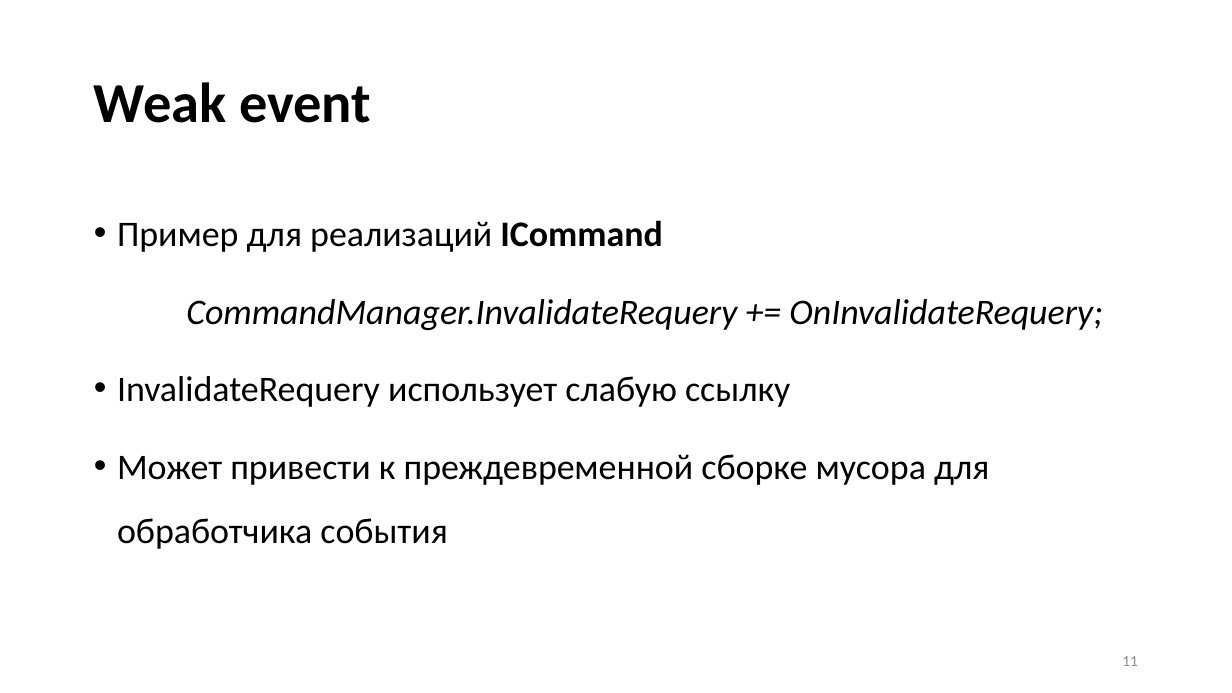
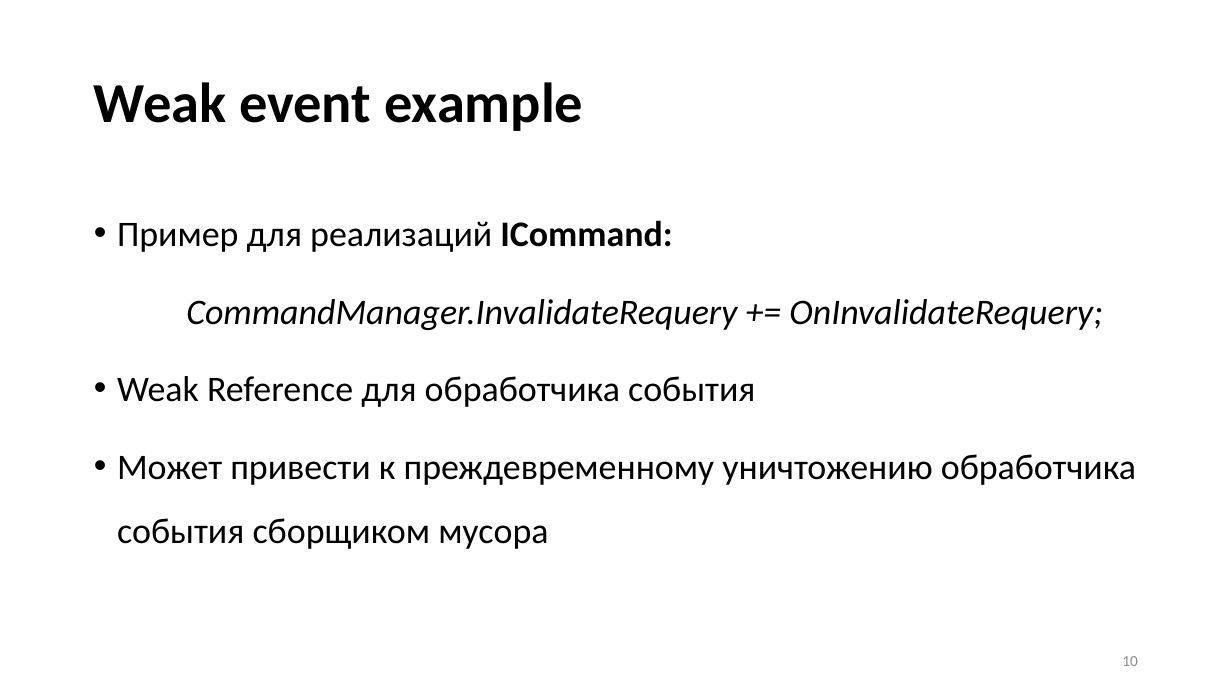
Before and after one commit to Talrandel/MemoryLeak, a slide deck: slide 10 of Утечки памяти.pptx (slide 11 before the commit). Drawn at 1232x693 pixels with LibreOffice and Linux fonts; fonts in the diff are those of the drawing. Boxes give left, top, right and bottom in pixels: in the first picture for what was removed or moved away, otherwise in the second. Text is boxed around its words. In the diff, an @@ line names an element or a change of style, - is before the commit and + after.

```diff
--- a/Утечки памяти.pptx
+++ b/Утечки памяти.pptx
@@ title at bbox=[94, 82, 583, 131]: text changed @@
-Weak event
+Weak event example
@@ text at bbox=[117, 220, 672, 252]: text changed @@
-• Пример для реализаций ICommand
+• Пример для реализаций ICommand:
@@ text at bbox=[117, 376, 1136, 549]: text changed @@
-• InvalidateRequery использует слабую ссылку
-• Может привести к преждевременной сборке мусора для обработчика события
+• Weak Reference для обработчика события
+• Может привести к преждевременному уничтожению обработчика события сборщиком мусора
@@ page number at bbox=[1122, 656, 1138, 666]: text changed @@
-11
+10
```
Also in this commit, not shown: 10 other slides changed, 2 slides removed, 7 other files.
